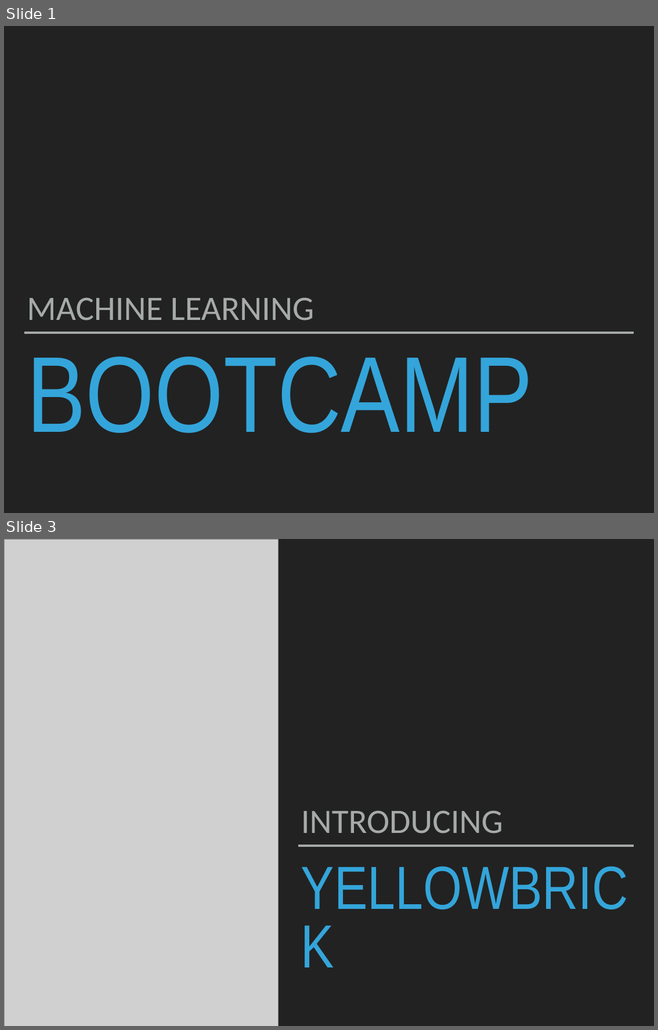
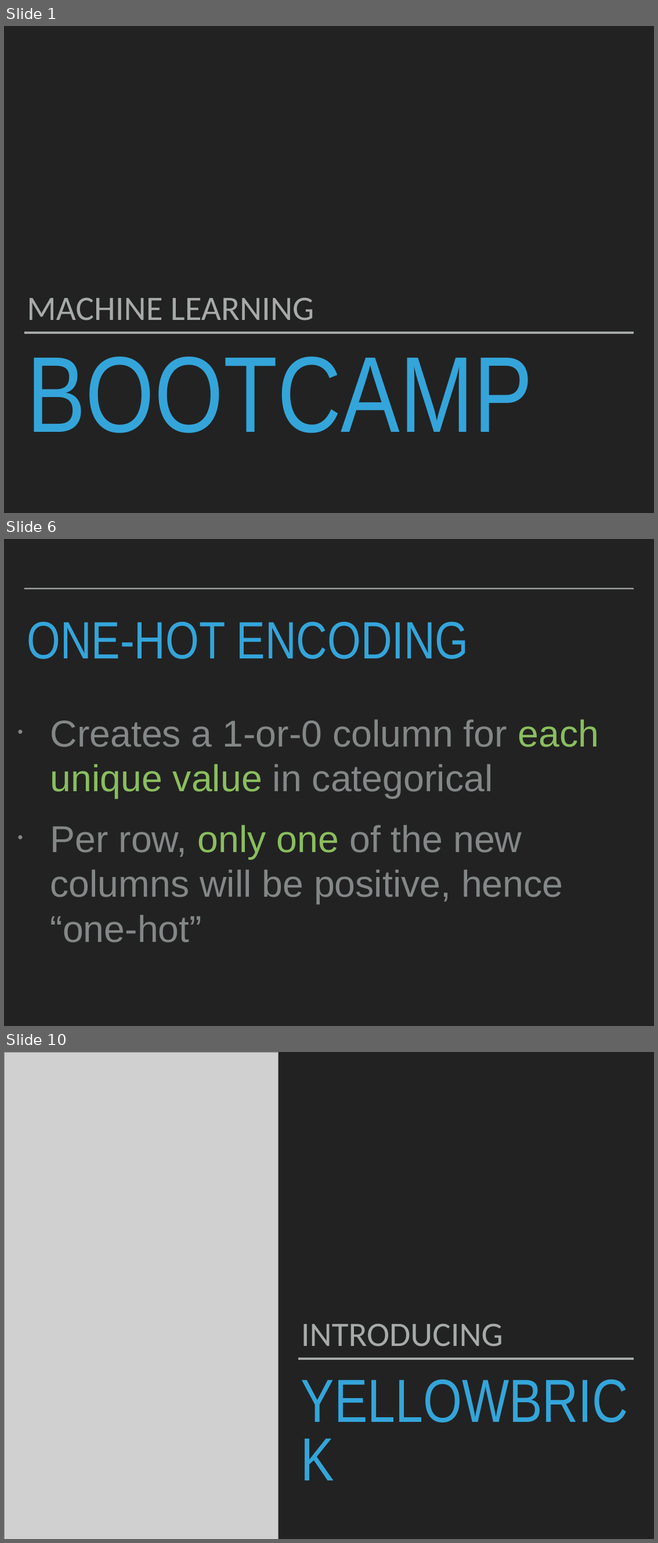
Before and after one commit to patricks1/noble-machine-learning, a slide deck: Session2/Session2_Slides.pptx. Shown one above the other, each under a label of ours: slides 1 and 3 before the commit, slides 1, 6 and 10 after it; the slides between them are not shown. The pictures are 658x1030 and 658x1543 pixels, drawn with LibreOffice and Linux fonts; fonts in the diff are those of the drawing; grey boxes stand for pictures. Boxes give left, top, right and bottom in pixels: in the first picture for what was removed or moved away, otherwise in the second. Text is boxed around its words. In the diff, an @@ line names an element or a change of style, - is before the commit and + after.

```diff
--- a/Session2/Session2_Slides.pptx
+++ b/Session2/Session2_Slides.pptx
@@ slide 6 added at (x1=4, y1=539, x2=654, y2=1026), background #222222 @@
@@ line added from (24, 589) to (633, 589), #A6AAA9 2 pt @@
@@ title added at (x1=27, y1=622, x2=469, y2=659), 82.8 pt, text #34A5DA @@
+ONE-HOT ENCODING
@@ text added at (x1=50, y1=719, x2=599, y2=943), 58.9 pt, text #838787 @@
+• Creates a 1-or-0 column for each unique value in categorical
+• Per row, only one of the new columns will be positive, hence “one-hot”
@@ what was slide 3 is now slide 10 @@
```
Also in this commit, not shown: 5 slides changed, 13 other slides added, 3 slides removed, 4 other files.
